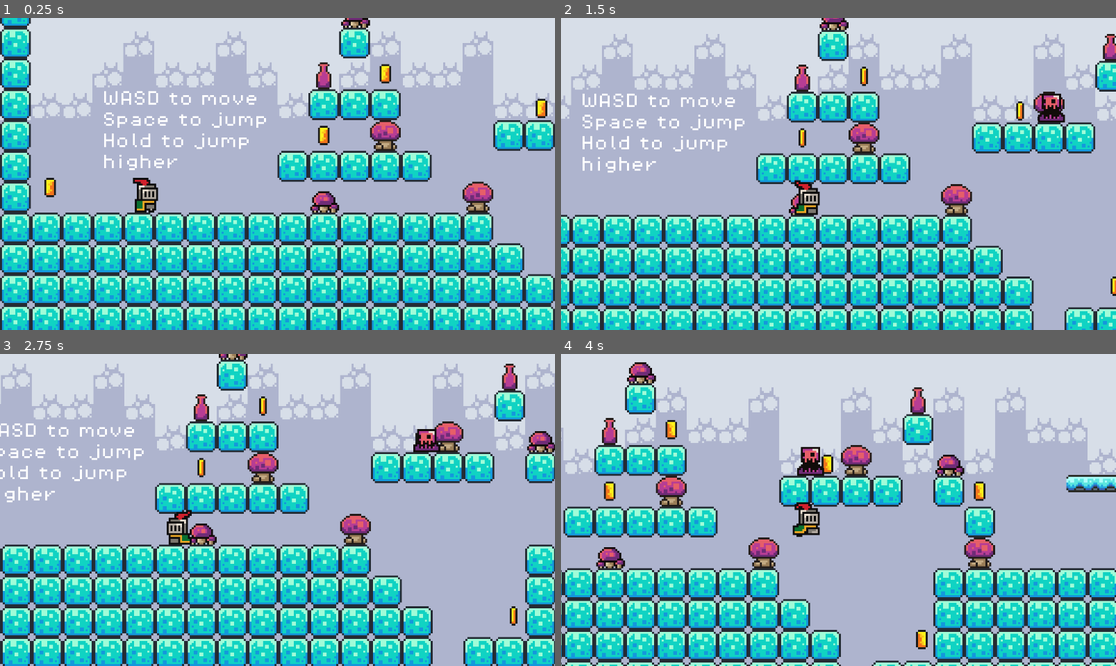
Above: before the commit, frames 1-4 (two rows, left to right).
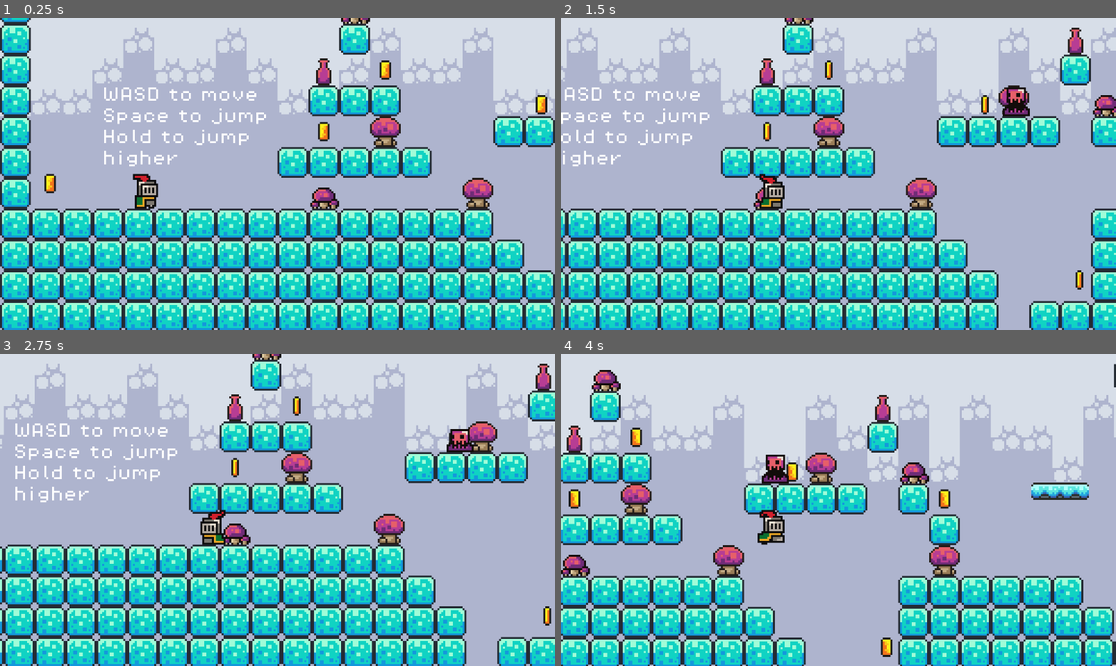
Above: after the commit, the same moments.

Repository: MayhemK/FirstGame
Game: Godot game, scene res://Scenes/game.tscn
Two runs of this game, one before a commit and one after it. Both use one fixed random seed, a clock stepped at 60 frames per second and the inputs below.
Inputs:
- Up to frame 1 (0.25 s): no input
- Up to frame 2 (1.5 s): hold D (move_right) from 0.53 s (still down); tap Space (jump) at 0.77 s
- Up to frame 3 (2.75 s): tap Space (jump) at 1.52 s; release D (move_right) at 2.03 s; hold A (move_left) from 2.03 s (still down)
- Up to frame 4 (4 s): release A (move_left) at 2.78 s; hold D (move_right) from 2.78 s (still down); tap Space (jump) at 3.02, 3.77 s

The runs differ from the first frame. In frame 1, 34% of the frame differs, in the area x 0-100%, y 0-100%; in frame 2, 52%; in frame 3, 43%; in frame 4, 50%.

Commit message:
working on camera snapping

Diff:
--- a/Scenes/camera_2d.gd
+++ b/Scenes/camera_2d.gd
@@ -1,9 +1,8 @@
 extends Camera2D
 
-func set_camera_limits(new_limit_left, new_limit_top, new_limit_right, new_limit_bottom):
-	set_limit(SIDE_LEFT, 74)
-	set_limit(SIDE_TOP, 0)
-	set_limit(SIDE_RIGHT, 145)
-	set_limit(SIDE_BOTTOM, 12)
-
-	force_update_scroll()
+func set_camera_limits(new_limit_left: int, new_limit_top: int, new_limit_right: int, new_limit_bottom: int):
+	limit_left = new_limit_left
+	limit_top = new_limit_top
+	limit_right = new_limit_right
+	limit_bottom = new_limit_bottom
+	global_position = global_position
--- a/Scenes/game.tscn
+++ b/Scenes/game.tscn
@@ -337,7 +337,6 @@
 limit_top = 0
 limit_right = 1150
 limit_bottom = 208
-position_smoothing_enabled = true
 script = ExtResource("5_o5yvi")
 
 [node name="Pickups" type="Node2D" parent="."]
--- a/scripts/teleport.gd
+++ b/scripts/teleport.gd
@@ -1,5 +1,9 @@
 extends Area2D
+@onready var player: CharacterBody2D = $"../../player"
+@onready var camera_2d: Camera2D = $"../../player/Camera2D"
 
 
 func _on_body_entered(body):
-	print("you have finished the level")
+	if body == player:
+		print("you have finished the level")
+		camera_2d.set_camera_limits(1185, 0, 145, 206)
